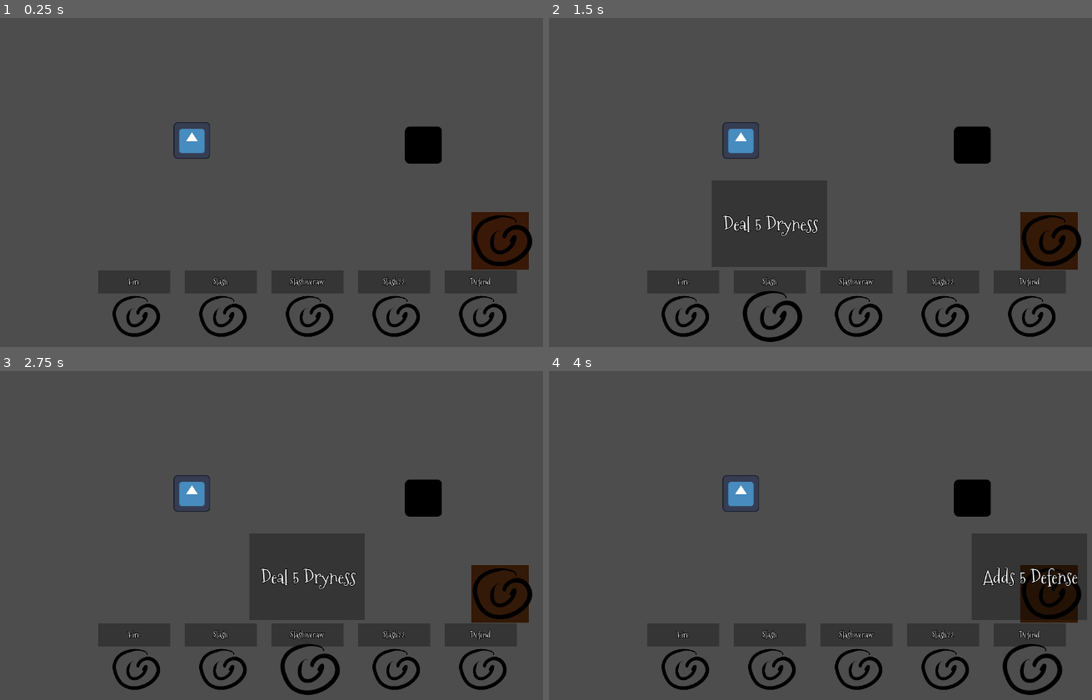
Above: before the commit, frames 1-4 (two rows, left to right).
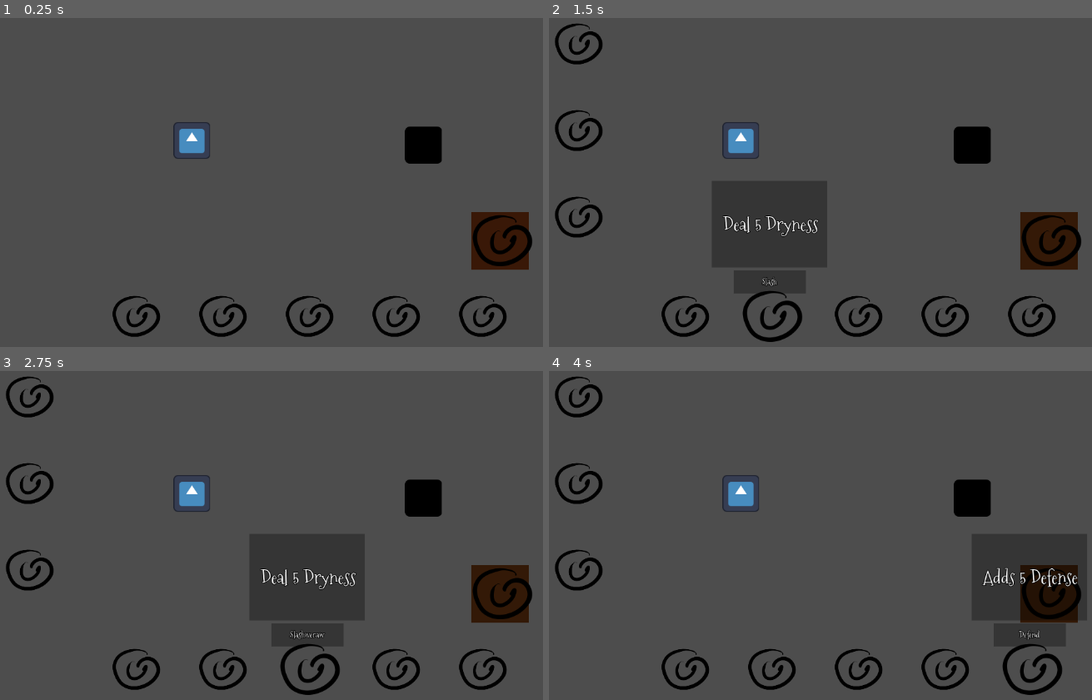
Above: after the commit, the same moments.

Repository: Ofir160/Alice-in-biscuitland
Game: Godot game, scene res://Scenes/battle.tscn
The game is run twice, just before and just after one commit, with the same random seed, the same clock (stepped at 60 frames per second) and the same inputs. The engine's default icon, where the game draws it, is replaced by a stand-in: a white triangle on a blue panel in a dark square.
Inputs (mouse positions are in pixels of both pictures, inside the frame that each line leads up to):
- Up to frame 1 (0.25 s): no input
- Up to frame 2 (1.5 s): move the mouse to (684, 317) at 0.52 s; click (684, 317) at 0.6 s; tap Enter at 1.25 s; move the mouse to (771, 317) at 1.27 s; click (771, 317) at 1.35 s
- Up to frame 3 (2.75 s): tap Space at 2 s; move the mouse to (309, 670) at 2.02 s; click (309, 670) at 2.1 s
- Up to frame 4 (4 s): tap Enter at 2.75 s; move the mouse to (945, 670) at 2.77 s; click (945, 670) at 2.85 s; tap Space at 3.5 s; move the mouse to (1032, 670) at 3.52 s; click (1032, 670) at 3.6 s

The runs differ from the first frame. In frame 1, 0.4% of the frame differs, in the area x 23-91%, y 78-82%; in frame 2, 1.5%, in the area x 1-91%, y 1-82%; in frame 3, 1.4%; in frame 4, 1.5%.

Commit message:
Made the enemies biscuits fly in and do stuff

Diff:
--- a/alice-in-biscuitland/Scenes/battle.tscn
+++ b/alice-in-biscuitland/Scenes/battle.tscn
@@ -19,7 +19,7 @@
 "times": PackedFloat32Array(0, 0.5),
 "transitions": PackedFloat32Array(1, 1),
 "update": 0,
-"values": [Vector2(-2000, 600), Vector2(-1370, 600)]
+"values": [Vector2(-2000, 250), Vector2(-1370, 250)]
 }
 tracks/1/type = "value"
 tracks/1/imported = false
@@ -31,7 +31,7 @@
 "times": PackedFloat32Array(0.25, 0.75),
 "transitions": PackedFloat32Array(1, 1),
 "update": 0,
-"values": [Vector2(-2000, 200), Vector2(-1370, 200)]
+"values": [Vector2(-2000, -50), Vector2(-1370, -50)]
 }
 tracks/2/type = "value"
 tracks/2/imported = false
@@ -43,7 +43,7 @@
 "times": PackedFloat32Array(0.5, 1),
 "transitions": PackedFloat32Array(1, 1),
 "update": 0,
-"values": [Vector2(-2000, -200), Vector2(-1370, -200)]
+"values": [Vector2(-2000, -350), Vector2(-1370, -350)]
 }
 
 [sub_resource type="Animation" id="Animation_ww2ai"]
@@ -58,7 +58,7 @@
 "times": PackedFloat32Array(0),
 "transitions": PackedFloat32Array(1),
 "update": 0,
-"values": [Vector2(0, 2000)]
+"values": [Vector2(-2000, 250)]
 }
 tracks/1/type = "value"
 tracks/1/imported = false
@@ -70,7 +70,7 @@
 "times": PackedFloat32Array(0),
 "transitions": PackedFloat32Array(1),
 "update": 0,
-"values": [Vector2(0, 2000)]
+"values": [Vector2(-2000, -50)]
 }
 tracks/2/type = "value"
 tracks/2/imported = false
@@ -82,12 +82,125 @@
 "times": PackedFloat32Array(0),
 "transitions": PackedFloat32Array(1),
 "update": 0,
-"values": [Vector2(0, 2000)]
+"values": [Vector2(-2000, -350)]
+}
+tracks/3/type = "value"
+tracks/3/imported = false
+tracks/3/enabled = true
+tracks/3/path = NodePath("Enemy Attack 1:scale")
+tracks/3/interp = 1
+tracks/3/loop_wrap = true
+tracks/3/keys = {
+"times": PackedFloat32Array(0),
+"transitions": PackedFloat32Array(1),
+"update": 0,
+"values": [Vector2(1, 1)]
+}
+tracks/4/type = "value"
+tracks/4/imported = false
+tracks/4/enabled = true
+tracks/4/path = NodePath("Enemy Attack 2:scale")
+tracks/4/interp = 1
+tracks/4/loop_wrap = true
+tracks/4/keys = {
+"times": PackedFloat32Array(0),
+"transitions": PackedFloat32Array(1),
+"update": 0,
+"values": [Vector2(1, 1)]
+}
+tracks/5/type = "value"
+tracks/5/imported = false
+tracks/5/enabled = true
+tracks/5/path = NodePath("Enemy Attack 3:scale")
+tracks/5/interp = 1
+tracks/5/loop_wrap = true
+tracks/5/keys = {
+"times": PackedFloat32Array(0),
+"transitions": PackedFloat32Array(1),
+"update": 0,
+"values": [Vector2(1, 1)]
+}
+
+[sub_resource type="Animation" id="Animation_lrv64"]
+resource_name = "Play Biscuits"
+length = 2.0
+tracks/0/type = "value"
+tracks/0/imported = false
+tracks/0/enabled = true
+tracks/0/path = NodePath("Enemy Attack 1:position")
+tracks/0/interp = 1
+tracks/0/loop_wrap = true
+tracks/0/keys = {
+"times": PackedFloat32Array(0, 0.4, 0.41),
+"transitions": PackedFloat32Array(1, 0.0001, 1),
+"update": 0,
+"values": [Vector2(-1370, 250), Vector2(-1370, 250), Vector2(-2000, 250)]
+}
+tracks/1/type = "value"
+tracks/1/imported = false
+tracks/1/enabled = true
+tracks/1/path = NodePath("Enemy Attack 2:position")
+tracks/1/interp = 1
+tracks/1/loop_wrap = true
+tracks/1/keys = {
+"times": PackedFloat32Array(0, 0.4, 0.8, 1.2, 1.21),
+"transitions": PackedFloat32Array(1, 1, 1, 1e-05, 1),
+"update": 0,
+"values": [Vector2(-1370, -50), Vector2(-1370, -50), Vector2(-1370, 250), Vector2(-1370, 250), Vector2(-2000, 250)]
+}
+tracks/2/type = "value"
+tracks/2/imported = false
+tracks/2/enabled = true
+tracks/2/path = NodePath("Enemy Attack 3:position")
+tracks/2/interp = 1
+tracks/2/loop_wrap = true
+tracks/2/keys = {
+"times": PackedFloat32Array(0, 0.4, 0.8, 1.2, 1.6, 1.99, 2),
+"transitions": PackedFloat32Array(1, 1, 1, 1, 1, 0.001, 1),
+"update": 0,
+"values": [Vector2(-1370, -350), Vector2(-1370, -350), Vector2(-1370, -50), Vector2(-1370, -50), Vector2(-1370, 250), Vector2(-1370, 250), Vector2(-2000, 250)]
+}
+tracks/3/type = "value"
+tracks/3/imported = false
+tracks/3/enabled = true
+tracks/3/path = NodePath("Enemy Attack 1:scale")
+tracks/3/interp = 2
+tracks/3/loop_wrap = true
+tracks/3/keys = {
+"times": PackedFloat32Array(0, 0.4, 2),
+"transitions": PackedFloat32Array(1, 1, 1),
+"update": 0,
+"values": [Vector2(1, 1), Vector2(1.5, 1.5), Vector2(1, 1)]
+}
+tracks/4/type = "value"
+tracks/4/imported = false
+tracks/4/enabled = true
+tracks/4/path = NodePath("Enemy Attack 2:scale")
+tracks/4/interp = 1
+tracks/4/loop_wrap = true
+tracks/4/keys = {
+"times": PackedFloat32Array(0, 0.8, 1.2, 2),
+"transitions": PackedFloat32Array(1, 1, 1, 1),
+"update": 0,
+"values": [Vector2(1, 1), Vector2(1, 1), Vector2(1.5, 1.5), Vector2(1, 1)]
+}
+tracks/5/type = "value"
+tracks/5/imported = false
+tracks/5/enabled = true
+tracks/5/path = NodePath("Enemy Attack 3:scale")
+tracks/5/interp = 1
+tracks/5/loop_wrap = true
+tracks/5/keys = {
+"times": PackedFloat32Array(0, 1.6, 1.99, 2),
+"transitions": PackedFloat32Array(1, 1, 1, 1),
+"update": 0,
+"values": [Vector2(1, 1), Vector2(1, 1), Vector2(1.5, 1.5), Vector2(1, 1)]
 }
 
 [sub_resource type="AnimationLibrary" id="AnimationLibrary_ww2ai"]
 _data = {
 &"Fly In": SubResource("Animation_f6xt6"),
+&"Play Biscuits": SubResource("Animation_lrv64"),
 &"RESET": SubResource("Animation_ww2ai")
 }
 
@@ -105,7 +218,6 @@
 position = Vector2(1699, 1391)
 cardName = "Dry"
 Description = "Deals 30 Dryness"
-Img = "res://Assets/Sprites/placeholder.png"
 dryness = 30
 defense = 0
 special = 0
@@ -114,7 +226,6 @@
 position = Vector2(1699, 1391)
 cardName = "Defend"
 Description = "Adds 5 Defense"
-Img = "res://Assets/Sprites/placeholder.png"
 dryness = 0
 special = 0
 
@@ -122,7 +233,6 @@
 position = Vector2(1699, 1391)
 cardName = "Fire"
 Description = "Refills tea"
-Img = "res://Assets/Sprites/placeholder.png"
 dryness = 0
 defense = 0
 special = 0
@@ -132,7 +242,6 @@
 position = Vector2(1699, 1391)
 cardName = "Slash"
 Description = "Deal 5 Dryness"
-Img = "res://Assets/Sprites/placeholder.png"
 dryness = 5
 defense = 0
 special = 0
@@ -141,7 +250,6 @@
 position = Vector2(1699, 1391)
 cardName = "Slash"
 Description = "Deal 5 Dryness"
-Img = "res://Assets/Sprites/placeholder.png"
 dryness = 5
 defense = 0
 special = 0
@@ -150,7 +258,6 @@
 position = Vector2(1699, 1391)
 cardName = "Whack"
 Description = "Deal 5 Dryness"
-Img = "res://Assets/Sprites/placeholder.png"
 dryness = 20
 defense = 0
 special = 0
@@ -159,7 +266,6 @@
 position = Vector2(1699, 1391)
 cardName = "Slash"
 Description = "Deal 5 Dryness"
-Img = "res://Assets/Sprites/placeholder.png"
 dryness = 15
 defense = 0
 special = 0
@@ -168,7 +274,6 @@
 position = Vector2(1699, 1391)
 cardName = "Slashweraw"
 Description = "Deal 5 Dryness"
-Img = "res://Assets/Sprites/placeholder.png"
 dryness = 5
 defense = 0
 special = 0
@@ -177,7 +282,6 @@
 position = Vector2(1699, 1391)
 cardName = "Slash22"
 Description = "Deal 5 Dryness"
-Img = "res://Assets/Sprites/placeholder.png"
 dryness = 5
 defense = 0
 special = 0
@@ -186,7 +290,6 @@
 position = Vector2(1699, 1391)
 cardName = "Slashww"
 Description = "Deal 5 Dryness"
-Img = "res://Assets/Sprites/placeholder.png"
 dryness = 5
 defense = 0
 special = 0
@@ -263,13 +366,16 @@
 }
 
 [node name="Enemy Attack 1" parent="Battle Manager/Enemy" instance=ExtResource("2_oxf17")]
-position = Vector2(0, 2000)
+position = Vector2(-2000, 250)
+hoverRight = true
 
 [node name="Enemy Attack 2" parent="Battle Manager/Enemy" instance=ExtResource("2_oxf17")]
-position = Vector2(0, 2000)
+position = Vector2(-2000, -50)
+hoverRight = true
 
 [node name="Enemy Attack 3" parent="Battle Manager/Enemy" instance=ExtResource("2_oxf17")]
-position = Vector2(0, 2000)
+position = Vector2(-2000, -350)
+hoverRight = true
 
 [node name="Player" parent="Battle Manager" instance=ExtResource("5_pd5xk")]
 position = Vector2(-401, -160)
@@ -284,6 +390,7 @@
 mesh = SubResource("QuadMesh_f6xt6")
 
 [node name="Timer" type="Timer" parent="Battle Manager"]
+wait_time = 3.0
 one_shot = true
 
 [connection signal="timeout" from="Battle Manager/Timer" to="Battle Manager" method="_on_timer_timeout"]
--- a/alice-in-biscuitland/Scenes/biscuit.tscn
+++ b/alice-in-biscuitland/Scenes/biscuit.tscn
@@ -1,7 +1,8 @@
-[gd_scene load_steps=11 format=3 uid="uid://2i6y7s6bk7vx"]
+[gd_scene load_steps=14 format=3 uid="uid://2i6y7s6bk7vx"]
 
 [ext_resource type="Script" uid="uid://dnsbihxciabxh" path="res://Scripts/biscuit.gd" id="1_06a0o"]
 [ext_resource type="FontFile" uid="uid://dcebjy3t60ww5" path="res://Assets/Fonts/MountainsofChristmas-Regular.ttf" id="2_06a0o"]
+[ext_resource type="Texture2D" uid="uid://bpt528lsjtejn" path="res://Assets/Sprites/placeholder.png" id="2_obm7r"]
 [ext_resource type="FontFile" uid="uid://calg5hwqxyc0i" path="res://Assets/Fonts/MountainsofChristmas-Bold.ttf" id="3_8ptjb"]
 
 [sub_resource type="Animation" id="Animation_8ptjb"]
@@ -28,7 +29,7 @@
 "times": PackedFloat32Array(0),
 "transitions": PackedFloat32Array(1),
 "update": 0,
-"values": [Vector2(-1, -321)]
+"values": [Vector2(-1, -320)]
 }
 tracks/2/type = "value"
 tracks/2/imported = false
@@ -41,6 +42,30 @@
 "transitions": PackedFloat32Array(1),
 "update": 0,
 "values": [Vector2(0.8, 0.8)]
+}
+tracks/3/type = "value"
+tracks/3/imported = false
+tracks/3/enabled = true
+tracks/3/path = NodePath("../name:position")
+tracks/3/interp = 1
+tracks/3/loop_wrap = true
+tracks/3/keys = {
+"times": PackedFloat32Array(0),
+"transitions": PackedFloat32Array(1),
+"update": 0,
+"values": [Vector2(-1, -50)]
+}
+tracks/4/type = "value"
+tracks/4/imported = false
+tracks/4/enabled = true
+tracks/4/path = NodePath("../name:modulate")
+tracks/4/interp = 1
+tracks/4/loop_wrap = true
+tracks/4/keys = {
+"times": PackedFloat32Array(0),
+"transitions": PackedFloat32Array(1),
+"update": 0,
+"values": [Color(1, 1, 1, 0)]
 }
 
 [sub_resource type="Animation" id="Animation_06a0o"]
@@ -54,7 +79,7 @@
 tracks/0/interp = 1
 tracks/0/loop_wrap = true
 tracks/0/keys = {
-"times": PackedFloat32Array(0, 0.1),
+"times": PackedFloat32Array(0, 0.2),
 "transitions": PackedFloat32Array(1, 1),
 "update": 0,
 "values": [Color(1, 1, 1, 0), Color(1, 1, 1, 1)]
@@ -67,9 +92,9 @@
 tracks/1/loop_wrap = true
 tracks/1/keys = {
 "times": PackedFloat32Array(0, 0.2),
-"transitions": PackedFloat32Array(0.406126, 1),
-"update": 0,
-"values": [Vector2(-1, -250), Vector2(-1, -321)]
+"transitions": PackedFloat32Array(0.4, 1),
+"update": 0,
+"values": [Vector2(-1, -250), Vector2(-1, -320)]
 }
 tracks/2/type = "value"
 tracks/2/imported = false
@@ -82,6 +107,30 @@
 "transitions": PackedFloat32Array(1, 1),
 "update": 0,
 "values": [Vector2(0.8, 0.8), Vector2(1, 1)]
+}
+tracks/3/type = "value"
+tracks/3/imported = false
+tracks/3/enabled = true
+tracks/3/path = NodePath("../name:position")
+tracks/3/interp = 2
+tracks/3/loop_wrap = true
+tracks/3/keys = {
+"times": PackedFloat32Array(0, 0.2),
+"transitions": PackedFloat32Array(1, 1),
+"update": 0,
+"values": [Vector2(-1, -50), Vector2(-1, -120)]
+}
+tracks/4/type = "value"
+tracks/4/imported = false
+tracks/4/enabled = true
+tracks/4/path = NodePath("../name:modulate")
+tracks/4/interp = 1
+tracks/4/loop_wrap = true
+tracks/4/keys = {
+"times": PackedFloat32Array(0, 0.2),
+"transitions": PackedFloat32Array(1, 1),
+"update": 0,
+"values": [Color(1, 1, 1, 0), Color(1, 1, 1, 1)]
 }
 
 [sub_resource type="Animation" id="Animation_xieux"]
@@ -108,9 +157,9 @@
 tracks/1/loop_wrap = true
 tracks/1/keys = {
 "times": PackedFloat32Array(0, 0.2),
-"transitions": PackedFloat32Array(0.406, 1),
-"update": 0,
-"values": [Vector2(-1, -321), Vector2(-1, -250)]
+"transitions": PackedFloat32Array(0.4, 1),
+"update": 0,
+"values": [Vector2(-1, -320), Vector2(-1, -250)]
 }
 tracks/2/type = "value"
 tracks/2/imported = false
@@ -124,12 +173,166 @@
 "update": 0,
 "values": [Vector2(1, 1), Vector2(0.8, 0.8)]
 }
+tracks/3/type = "value"
+tracks/3/imported = false
+tracks/3/enabled = true
+tracks/3/path = NodePath("../name:position")
+tracks/3/interp = 2
+tracks/3/loop_wrap = true
+tracks/3/keys = {
+"times": PackedFloat32Array(0, 0.2),
+"transitions": PackedFloat32Array(1, 1),
+"update": 0,
+"values": [Vector2(-1, -120), Vector2(-1, -50)]
+}
+tracks/4/type = "value"
+tracks/4/imported = false
+tracks/4/enabled = true
+tracks/4/path = NodePath("../name:modulate")
+tracks/4/interp = 1
+tracks/4/loop_wrap = true
+tracks/4/keys = {
+"times": PackedFloat32Array(0, 0.2),
+"transitions": PackedFloat32Array(1, 1),
+"update": 0,
+"values": [Color(1, 1, 1, 1), Color(1, 1, 1, 0)]
+}
+
+[sub_resource type="Animation" id="Animation_qm8hk"]
+resource_name = "vanish_left"
+length = 0.2
+tracks/0/type = "value"
+tracks/0/imported = false
+tracks/0/enabled = true
+tracks/0/path = NodePath(".:modulate")
+tracks/0/interp = 1
+tracks/0/loop_wrap = true
+tracks/0/keys = {
+"times": PackedFloat32Array(0, 0.1),
+"transitions": PackedFloat32Array(1, 1),
+"update": 0,
+"values": [Color(1, 1, 1, 1), Color(1, 1, 1, 0)]
+}
+tracks/1/type = "value"
+tracks/1/imported = false
+tracks/1/enabled = true
+tracks/1/path = NodePath("../Sprite2D:scale")
+tracks/1/interp = 2
+tracks/1/loop_wrap = true
+tracks/1/keys = {
+"times": PackedFloat32Array(0, 0.2),
+"transitions": PackedFloat32Array(1, 1),
+"update": 0,
+"values": [Vector2(1, 1), Vector2(0.8, 0.8)]
+}
+tracks/2/type = "value"
+tracks/2/imported = false
+tracks/2/enabled = true
+tracks/2/path = NodePath("../name:position")
+tracks/2/interp = 2
+tracks/2/loop_wrap = true
+tracks/2/keys = {
+"times": PackedFloat32Array(0, 0.2),
+"transitions": PackedFloat32Array(1, 1),
+"update": 0,
+"values": [Vector2(-1, -120), Vector2(-1, -50)]
+}
+tracks/3/type = "value"
+tracks/3/imported = false
+tracks/3/enabled = true
+tracks/3/path = NodePath("../name:modulate")
+tracks/3/interp = 1
+tracks/3/loop_wrap = true
+tracks/3/keys = {
+"times": PackedFloat32Array(0, 0.2),
+"transitions": PackedFloat32Array(1, 1),
+"update": 0,
+"values": [Color(1, 1, 1, 1), Color(1, 1, 1, 0)]
+}
+tracks/4/type = "value"
+tracks/4/imported = false
+tracks/4/enabled = true
+tracks/4/path = NodePath(".:position")
+tracks/4/interp = 1
+tracks/4/loop_wrap = true
+tracks/4/keys = {
+"times": PackedFloat32Array(0, 0.2),
+"transitions": PackedFloat32Array(1, 1),
+"update": 0,
+"values": [Vector2(400, 0), Vector2(0, 0)]
+}
+
+[sub_resource type="Animation" id="Animation_obm7r"]
+resource_name = "appear_right"
+length = 0.2
+tracks/0/type = "value"
+tracks/0/imported = false
+tracks/0/enabled = true
+tracks/0/path = NodePath(".:modulate")
+tracks/0/interp = 1
+tracks/0/loop_wrap = true
+tracks/0/keys = {
+"times": PackedFloat32Array(0, 0.2),
+"transitions": PackedFloat32Array(1, 1),
+"update": 0,
+"values": [Color(1, 1, 1, 0), Color(1, 1, 1, 1)]
+}
+tracks/1/type = "value"
+tracks/1/imported = false
+tracks/1/enabled = true
+tracks/1/path = NodePath("../Sprite2D:scale")
+tracks/1/interp = 1
+tracks/1/loop_wrap = true
+tracks/1/keys = {
+"times": PackedFloat32Array(0, 0.2),
+"transitions": PackedFloat32Array(1, 1),
+"update": 0,
+"values": [Vector2(0.8, 0.8), Vector2(1, 1)]
+}
+tracks/2/type = "value"
+tracks/2/imported = false
+tracks/2/enabled = true
+tracks/2/path = NodePath("../name:position")
+tracks/2/interp = 2
+tracks/2/loop_wrap = true
+tracks/2/keys = {
+"times": PackedFloat32Array(0, 0.2),
+"transitions": PackedFloat32Array(1, 1),
+"update": 0,
+"values": [Vector2(-1, -50), Vector2(-1, -120)]
+}
+tracks/3/type = "value"
+tracks/3/imported = false
+tracks/3/enabled = true
+tracks/3/path = NodePath("../name:modulate")
+tracks/3/interp = 1
+tracks/3/loop_wrap = true
+tracks/3/keys = {
+"times": PackedFloat32Array(0, 0.2),
+"transitions": PackedFloat32Array(1, 1),
+"update": 0,
+"values": [Color(1, 1, 1, 0), Color(1, 1, 1, 1)]
+}
+tracks/4/type = "value"
+tracks/4/imported = false
+tracks/4/enabled = true
+tracks/4/path = NodePath(".:position")
+tracks/4/interp = 2
+tracks/4/loop_wrap = true
+tracks/4/keys = {
+"times": PackedFloat32Array(0, 0.2),
+"transitions": PackedFloat32Array(0.4, 1),
+"update": 0,
+"values": [Vector2(0, 0), Vector2(400, 0)]
+}
 
 [sub_resource type="AnimationLibrary" id="AnimationLibrary_xieux"]
 _data = {
 &"RESET": SubResource("Animation_8ptjb"),
 &"appear": SubResource("Animation_06a0o"),
-&"vanish": SubResource("Animation_xieux")
+&"appear_right": SubResource("Animation_obm7r"),
+&"vanish": SubResource("Animation_xieux"),
+&"vanish_left": SubResource("Animation_qm8hk")
 }
 
 [sub_resource type="QuadMesh" id="QuadMesh_xieux"]
@@ -139,16 +342,17 @@
 size = Vector2(250, 80)
 
 [sub_resource type="RectangleShape2D" id="RectangleShape2D_06a0o"]
-size = Vector2(248, 293)
+size = Vector2(250, 275)
 
 [node name="Biscuit" type="Node2D"]
 script = ExtResource("1_06a0o")
 cardName = "My name"
 Description = "WHATEVER we WANT"
-Img = "res://placeholder.png"
+Img = "res://Assets/Sprites/placeholder.png"
 
 [node name="Sprite2D" type="Sprite2D" parent="."]
 scale = Vector2(0.8, 0.8)
+texture = ExtResource("2_obm7r")
 
 [node name="AnimationPlayer" type="AnimationPlayer" parent="."]
 root_node = NodePath("../description")
@@ -159,14 +363,16 @@
 [node name="description" type="MeshInstance2D" parent="."]
 modulate = Color(1, 1, 1, 0)
 self_modulate = Color(0, 0, 0, 0.301961)
-position = Vector2(-1, -321)
+position = Vector2(-1, -320)
 mesh = SubResource("QuadMesh_xieux")
 
 [node name="text" type="RichTextLabel" parent="description"]
+z_index = 1
 offset_left = -185.0
 offset_top = -139.0
 offset_right = 191.0
 offset_bottom = 141.0
+mouse_filter = 2
 theme_override_colors/default_color = Color(1, 1, 1, 1)
 theme_override_colors/font_outline_color = Color(0, 0, 0, 1)
 theme_override_constants/outline_size = 8
@@ -178,15 +384,18 @@
 vertical_alignment = 1
 
 [node name="name" type="MeshInstance2D" parent="."]
+modulate = Color(1, 1, 1, 0)
 self_modulate = Color(0, 0, 0, 0.301961)
-position = Vector2(-1, -120)
+position = Vector2(-1, -50)
 mesh = SubResource("QuadMesh_jfpc5")
 
 [node name="text" type="RichTextLabel" parent="name"]
+z_index = 1
 offset_left = -123.0
 offset_top = -48.0
 offset_right = 122.0
 offset_bottom = 47.0
+mouse_filter = 2
 theme_override_colors/default_color = Color(1, 1, 1, 1)
 theme_override_colors/font_outline_color = Color(0, 0, 0, 1)
 theme_override_constants/outline_size = 8
@@ -200,6 +409,7 @@
 [node name="Area2D" type="Area2D" parent="."]
 
 [node name="CollisionShape2D" type="CollisionShape2D" parent="Area2D"]
+position = Vector2(-4, -7.75)
 shape = SubResource("RectangleShape2D_06a0o")
 
 [connection signal="mouse_entered" from="Area2D" to="." method="_on_area_2d_mouse_entered"]
--- a/alice-in-biscuitland/Scripts/battle_manager.gd
+++ b/alice-in-biscuitland/Scripts/battle_manager.gd
@@ -47,13 +47,13 @@
 
 	player.take_dryness(action.get(0))
 	enemy.add_defense(action.get(1))
-
-func end_enemy_turn() -> void:
 	if teacup.sip(player.thirst):
 		lose_fight()
 	else:
 		player.thirst = 0
-		start_player_turn()
+
+func end_enemy_turn() -> void:
+	start_player_turn()
 
 
 func lose_fight() -> void:
--- a/alice-in-biscuitland/Scripts/biscuit.gd
+++ b/alice-in-biscuitland/Scripts/biscuit.gd
@@ -2,6 +2,7 @@
 extends Node2D
 
 @export var timeToReset : float
+@export var hoverRight : bool
 
 @export var cardName:="";
 @export var Description:="";
@@ -38,18 +39,24 @@
 	droppedPosition = position
 
 func update_sprites():
-	$description/text.text=Description
-	$name/text.text=cardName
-	$Sprite2D.texture=load(Img)
+	$description/text.text = Description
+	$name/text.text = cardName
+	$Sprite2D.texture = load(Img)
 
 
 func _on_area_2d_mouse_entered() -> void:
 	if not dragged:
-		$AnimationPlayer.play("appear")
+		if not hoverRight:
+			$AnimationPlayer.play("appear")
+		else:
+			$AnimationPlayer.play("appear_right")
 	hovered = true;
 
 
 func _on_area_2d_mouse_exited() -> void:
 	if not dragged:
-		$AnimationPlayer.play("vanish")
+		if not hoverRight:
+			$AnimationPlayer.play("vanish")
+		else:
+			$AnimationPlayer.play("vanish_left")
 	hovered = false
--- a/alice-in-biscuitland/Scripts/enemy.gd
+++ b/alice-in-biscuitland/Scripts/enemy.gd
@@ -52,10 +52,15 @@
 		5:
 			# The Red Queen
 			pass
+	$AnimationPlayer.play("Fly In")
+	$"Enemy Attack 1".update_sprites()
+	$"Enemy Attack 2".update_sprites()
+	$"Enemy Attack 3".update_sprites()
 	chosenAction = action
 
 
 func get_action() -> Array:
+	$AnimationPlayer.play("Play Biscuits")
 	return chosenAction
 
 
Not shown: 1 places in alice-in-biscuitland/Scenes/battle.tscn that only renumber resources
